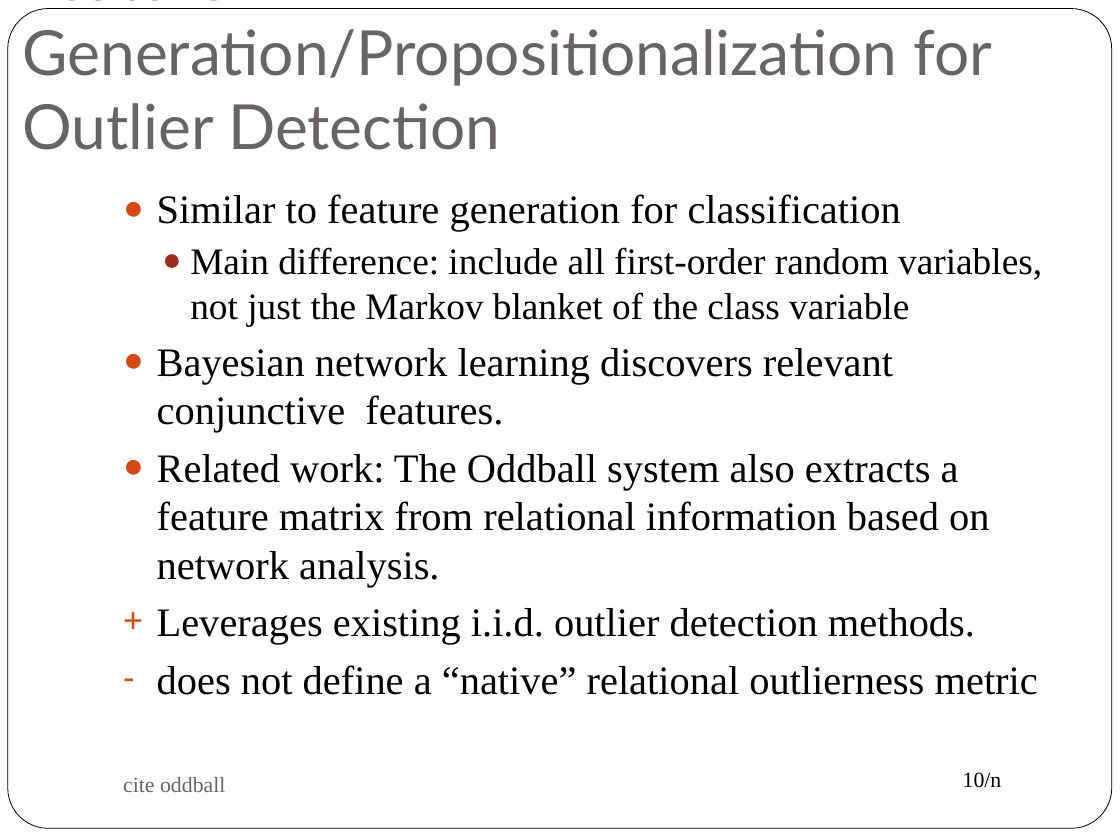
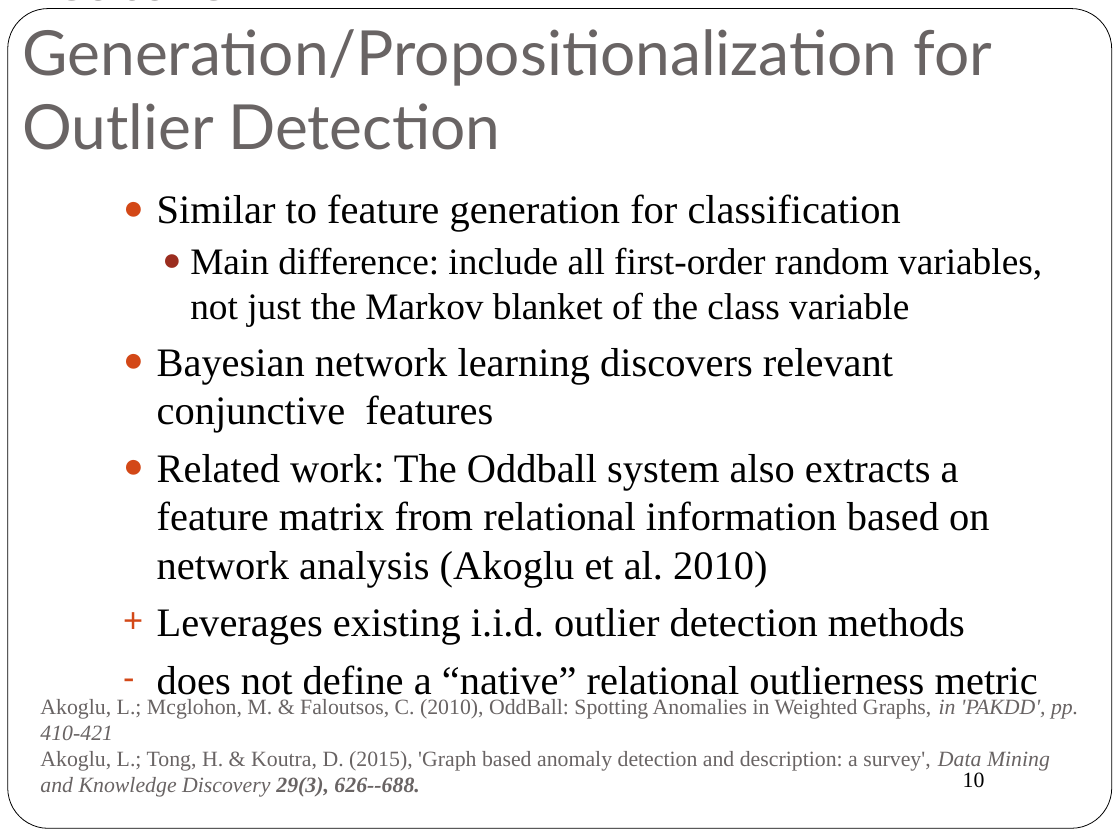
Before and after one commit to oschulte/srl-tutorial-slides, a slide deck: slide 10 of ch6-anomaly.pptx. Drawn at 1120x840 pixels with LibreOffice and Linux fonts; fonts in the diff are those of the drawing. Boxes give left, top, right and bottom in pixels: in the first picture for what was removed or moved away, otherwise in the second. Text is boxed around its words. In the diff, an @@ line names an element or a change of style, - is before the commit and + after.

Commit message:
new version of anomaly slides

```diff
--- a/ch6-anomaly.pptx
+++ b/ch6-anomaly.pptx
@@ text at box(157, 348, 989, 645): text changed @@
-● Bayesian network learning discovers relevant conjunctive features.
-● Related work: The Oddball system also extracts a feature matrix from relational information based on network analysis.
-+ Leverages existing i.i.d. outlier detection methods.
+● Bayesian network learning discovers relevant conjunctive features
+● Related work: The Oddball system also extracts a feature matrix from relational information based on network analysis (Akoglu et al. 2010)
++ Leverages existing i.i.d. outlier detection methods
@@ text at box(40, 699, 1078, 797): text changed @@
-cite oddball
+Akoglu, L.; Mcglohon, M. & Faloutsos, C. (2010), OddBall: Spotting Anomalies in Weighted Graphs, in 'PAKDD', pp. 410-421
+Akoglu, L.; Tong, H. & Koutra, D. (2015), 'Graph based anomaly detection and description: a survey', Data Mining and Knowledge Discovery 29(3), 626--688.
@@ page number at box(963, 772, 985, 788): text changed @@
-10/n
+10
```
Also in this commit, not shown: 19 other slides changed, 3 slides added, 2 slides removed.
